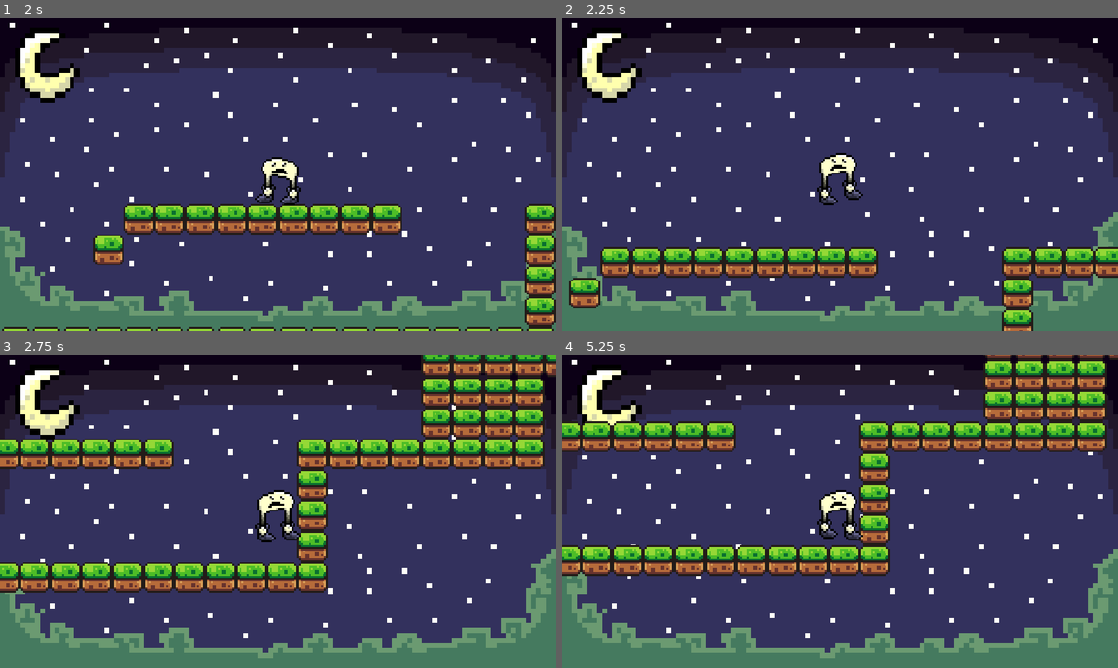
Above: before the commit, frames 1-4 (two rows, left to right).
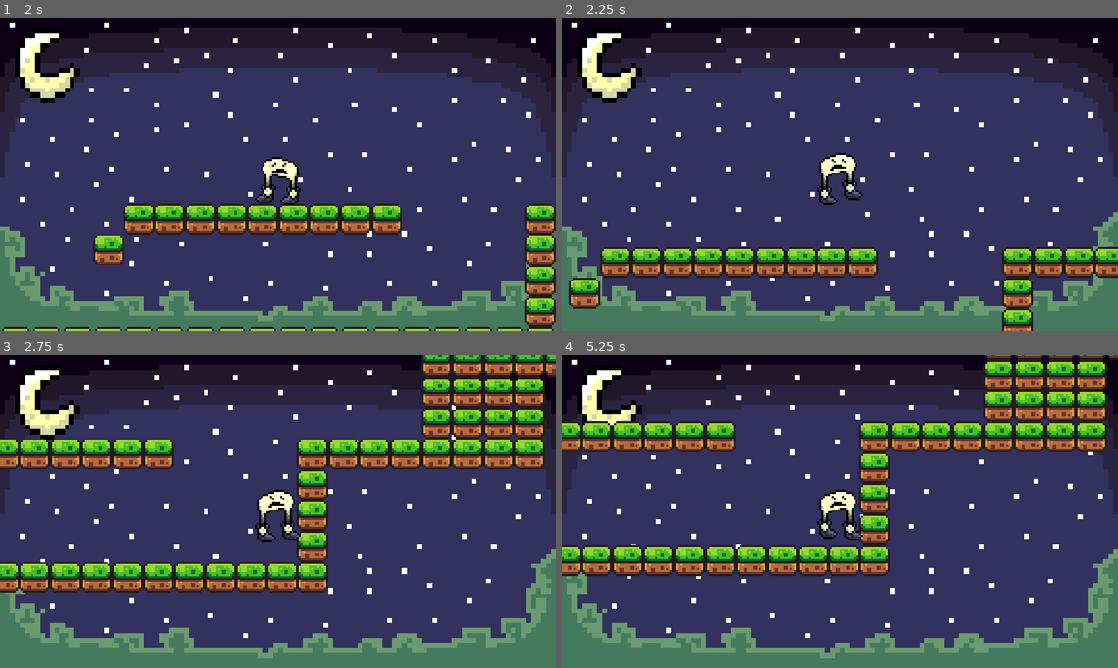
Above: after the commit, the same moments.

Repository: menlojacob/MoonShoesGame
Game: Godot game, scene res://Scenes/game.tscn
Two runs of this game, one before a commit and one after it. Both use one fixed random seed, a clock stepped at 60 frames per second and the inputs below.
Inputs:
- Up to frame 1 (2 s): click "Start" at 0.5 s; click "Level 1" at 1.25 s
- Up to frame 2 (2.25 s): hold Right (move_right) from 2.03 s (still down); hold Space (jump) from 2.03 s (still down); tap Shift (Dash) at 2.1 s
- Up to frame 3 (2.75 s): keep holding Right (move_right); keep holding Space (jump)
- Up to frame 4 (5.25 s): release Space (jump) at 2.78 s; tap Space (jump) at 2.85, 3.02, 3.32, 4.52, 4.82 s; tap Shift (Dash) at 3.05, 3.6, 4.35 s; release Right (move_right) at 3.53 s; hold Left (move_left) 3.53-4.28 s; hold Space (jump) 3.53-4.28 s; hold Right (move_right) from 4.28 s (still down); hold Space (jump) from 5.03 s (still down)

Frame 1 is identical in both runs. In frame 2, less than 0.1% of the frame differs, in the area x 2-100%, y 74-93%; in frame 3, 0.3%; in frame 4, 0.7%, in the area x 0-98%, y 2-67%.

Commit message:
Dash and bouncing improvements
Added using dash to bounce off enemies
Also made bouncing off of enemies feel more consistent

Diff:
--- a/Scenes/character.tscn
+++ b/Scenes/character.tscn
@@ -222,10 +222,8 @@
 
 [node name="Sprite" type="AnimatedSprite2D" parent="." unique_id=2084453634]
 sprite_frames = SubResource("SpriteFrames_c8kw3")
-animation = &"jump"
+animation = &"idle"
 autoplay = "idle"
-frame = 9
-frame_progress = 1.0
 
 [node name="AnimationPlayer" type="AnimationPlayer" parent="Sprite" unique_id=1212945588]
 
--- a/Scripts/character_controller.gd
+++ b/Scripts/character_controller.gd
@@ -1,13 +1,14 @@
 extends Node
 
 const SPEED = 110.0
-const JUMP_VELOCITY = -300.0
 const JUMP_CANCEL_FACTOR = 0.5 #when you do a short jump, it's JUMP_VELOCITY * JUMP_CANCEL_FACTOR
+const JUMP_HEIGHT = 46
 
 @onready var character = get_parent()
 @onready var collisionArea = character.get_node("EnemyCollision")
 @onready var lastSafePosition = character.global_position
-@onready var sprite: AnimatedSprite2D = $"../Sprite"
+@onready var sprite: AnimatedSprite2D = character.get_node("Sprite")
+@onready var characterCollision = character.get_node("CollisionShape2D")
 
 var lastJumpedOnEnemyId = 0
 var jumping = false # for the jump animation so it doesnt get overwritten
@@ -16,11 +17,39 @@
 var lastValidDirection = 1
 var isDoingAction = false #dashing, ground pounding, etc.
 var jumpReleased = false
+var invulnerable = 0
 
-func jump():
-	character.velocity.y = JUMP_VELOCITY
+signal touchedEnemy
+signal jumpedOnEnemy
+
+func jump(extraHeight = 0):
+	#calculate force needed to reach height
+	var impulse = -sqrt(2 * character.get_gravity().y * (JUMP_HEIGHT + extraHeight))
+	character.velocity.y = impulse
 	jumping = true
 	jumpReleased = false
+
+func jumpOffEnemy(enemyBody, enemyController):
+	#try to get the enemy's collision shape and put our character at the top of it
+	var extraHeight = 0
+	var enemyCollisionShape = enemyBody.get_node_or_null("CollisionShape2D")
+	if enemyCollisionShape:
+		var topOfEnemyHeight = enemyBody.global_position.y - (enemyCollisionShape.shape.size.y/2)
+		var bottomOfPlayerHeight = character.global_position.y + (characterCollision.shape.size.y/2)
+		extraHeight = bottomOfPlayerHeight - topOfEnemyHeight
+
+	jumping = false # reset the jump animation
+	handle_animations(direction)
+	jumping = true
+	handle_animations(direction)
+
+	if not isMovementLocked():
+		jump(extraHeight)
+		jumpReleased = true #makes the jump not affected by holding space or not
+
+	enemyController.jumped_on()
+	lastJumpedOnEnemyId = enemyBody.get_instance_id()
+	jumpedOnEnemy.emit()
 
 func _physics_process(delta: float) -> void:
 	# Get the input direction and handle the movement/deceleration.
@@ -69,24 +98,16 @@
 
 			if (not isMovingDownward) or (isBelowEnemy):
 				# get hit
-				if body.get_instance_id() != lastJumpedOnEnemyId:
+				if (not isInvulnerable()) and body.get_instance_id() != lastJumpedOnEnemyId:
 					respawn()
 			else:
 				if isMovingDownward:
 					# bounce
-					jumping = false # reset the jump animation
-					handle_animations(direction)
-					jumping = true
-					handle_animations(direction)
+					jumpOffEnemy(body, enemyController)
 
-					if not isMovementLocked():
-						jump()
-
-					enemyController.jumped_on()
-					lastJumpedOnEnemyId = body.get_instance_id()
+			touchedEnemy.emit(body, enemyController)
 
 	if (not Input.is_action_pressed("jump")) and (character.velocity.y > -275) and (character.velocity.y < 0) and (not jumpReleased):
-		print(character.velocity.y)
 		jumpReleased = true
 		character.velocity.y *= JUMP_CANCEL_FACTOR
 
@@ -118,6 +139,15 @@
 func setDoingAction(doingAction):
 	isDoingAction = doingAction
 
+func setInvulnerable(isInvulnerable : bool):
+	if isInvulnerable:
+		invulnerable += 1
+	else:
+		invulnerable -= 1
+
+func isInvulnerable():
+	return invulnerable > 0
+
 func handle_animations(direction):
 	if !jumping:
 		if direction != 0:
--- a/Scripts/dash_ability.gd
+++ b/Scripts/dash_ability.gd
@@ -6,6 +6,7 @@
 var currentDashTime = 0.0
 var currentDashDirection = 0
 var touchedGround = true
+var touchedEnemyConnection
 
 @onready var character = self.get_parent()
 @onready var characterController = character.get_node_or_null("CharacterController")
@@ -15,6 +16,8 @@
 	currentDashDirection = characterController.getLastValidDirection()
 	characterController.lockMovement()
 	characterController.setDoingAction(true)
+	characterController.setInvulnerable(true)
+	characterController.touchedEnemy.connect(dashJump)
 
 	touchedGround = false
 
@@ -23,6 +26,17 @@
 	currentDashDirection = 0
 	characterController.unlockMovement()
 	characterController.setDoingAction(false)
+	characterController.setInvulnerable(false)
+	characterController.touchedEnemy.disconnect(dashJump)
+
+func dashJump(enemyBody, enemyController):
+	stopDash()
+	characterController.jumpOffEnemy(enemyBody, enemyController)
+
+func _ready():
+	characterController.jumpedOnEnemy.connect(func():
+		touchedGround = true
+	)
 
 func _physics_process(delta: float) -> void:
 	if Input.is_action_just_pressed("Dash") and not characterController.getDoingAction() and touchedGround:
@@ -31,7 +45,6 @@
 	if currentDashTime > 0:
 		currentDashTime += delta
 		if currentDashTime <= DASH_TIME:
-			print("AAAA")
 			character.velocity.x = DASH_VELOCITY * currentDashDirection
 			character.velocity.y = 0
 		else:
